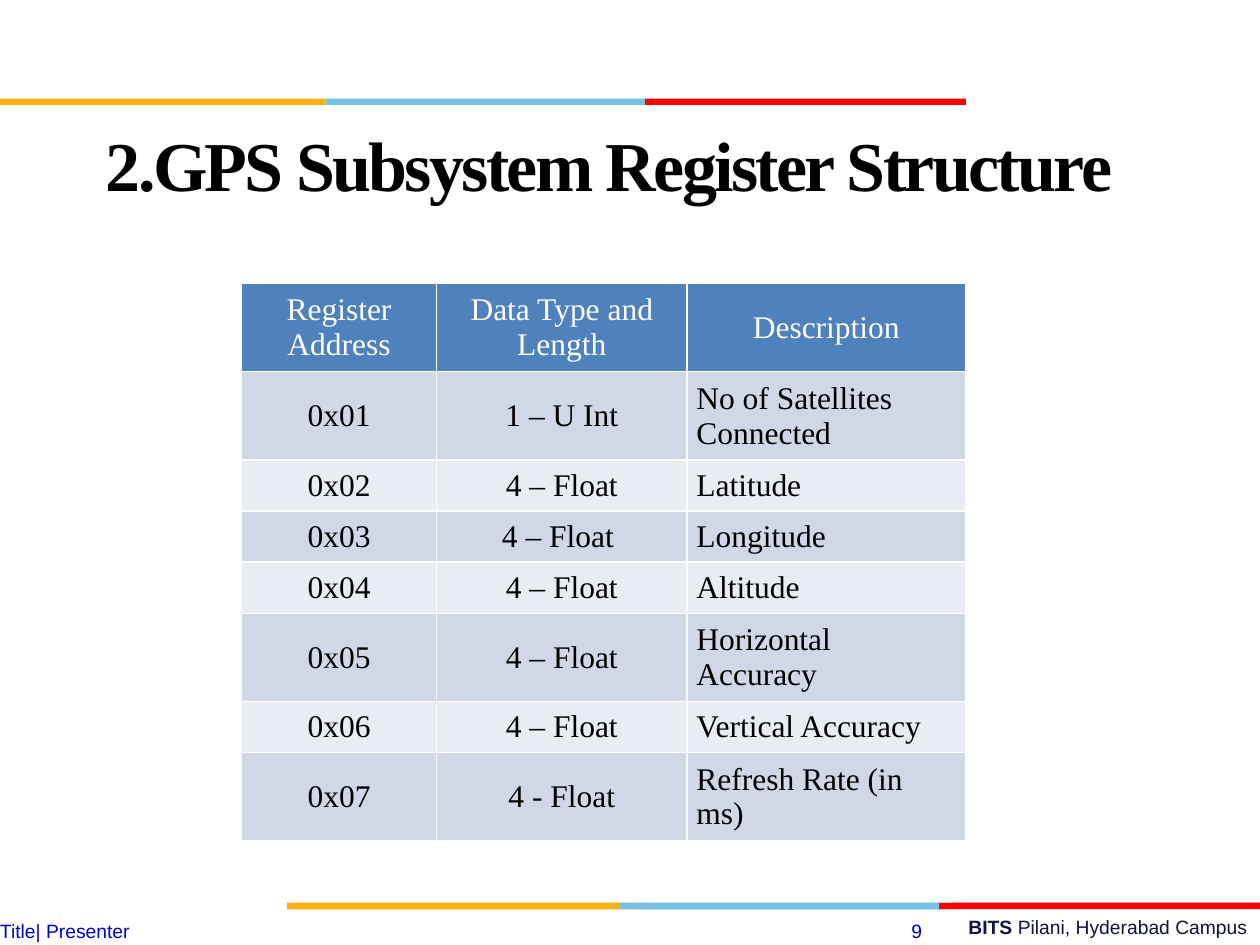
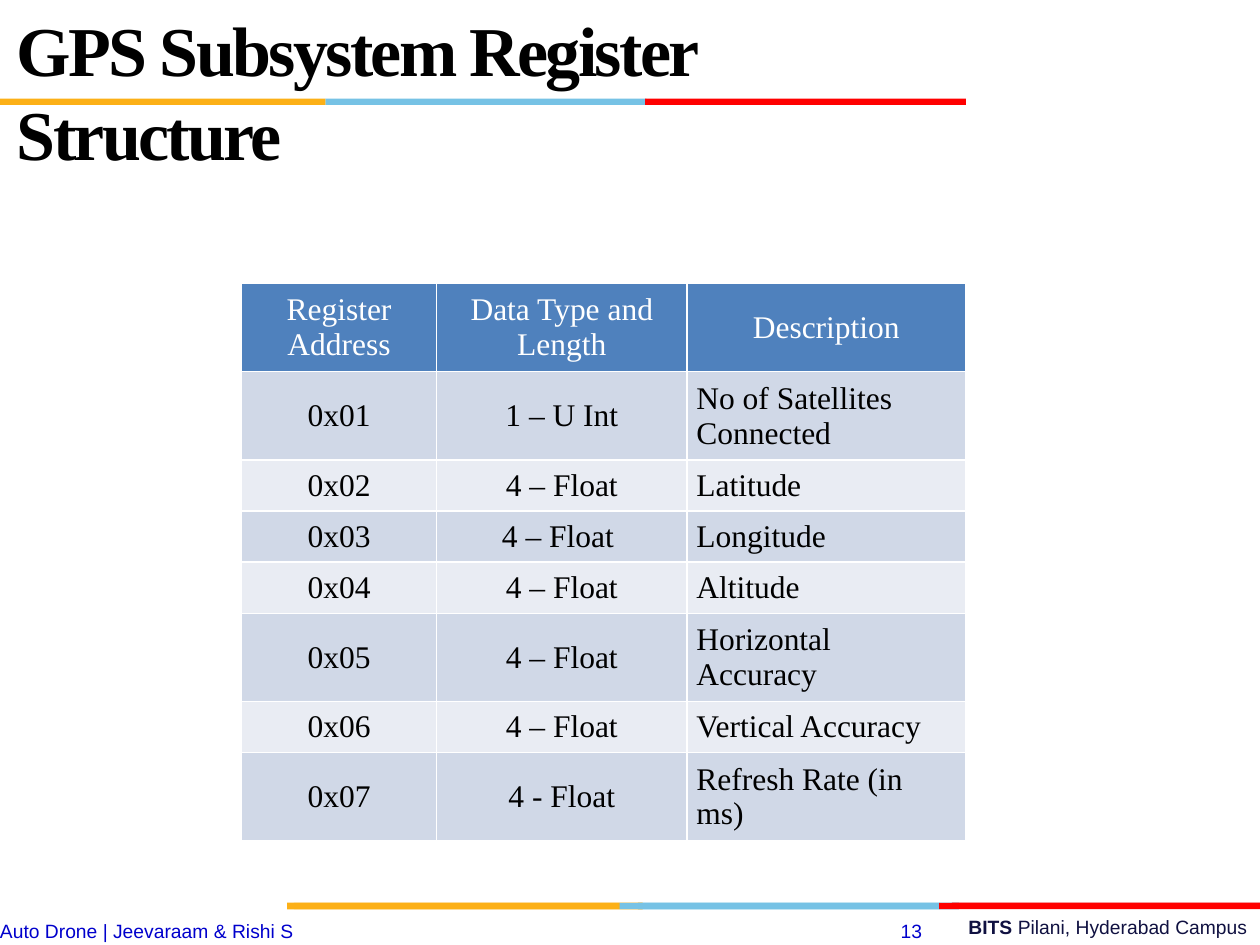
Before and after one commit to jeevaraam/AutoDrone, a slide deck: slide 13 of esd final.pptx (slide 9 before the commit). Drawn at 1260x945 pixels with LibreOffice and Linux fonts; fonts in the diff are those of the drawing; background and template pictures are left out. Boxes give left, top, right and bottom in pixels: in the first picture for what was removed or moved away, otherwise in the second. Text is boxed around its words. In the diff, an @@ line names an element or a change of style, - is before the commit and + after.

```diff
--- a/esd final.pptx
+++ b/esd final.pptx
@@ text at (17,27,700,161): text changed @@
-2.GPS Subsystem Register Structure
+GPS Subsystem Register Structure
@@ text at (0,924,293,939): text changed @@
-Title| Presenter
+Auto Drone | Jeevaraam & Rishi S
@@ page number at (901,924,922,939): text changed @@
-9
+13
```
Also in this commit, not shown: 10 other slides changed, 10 slides added, 2 slides removed.
